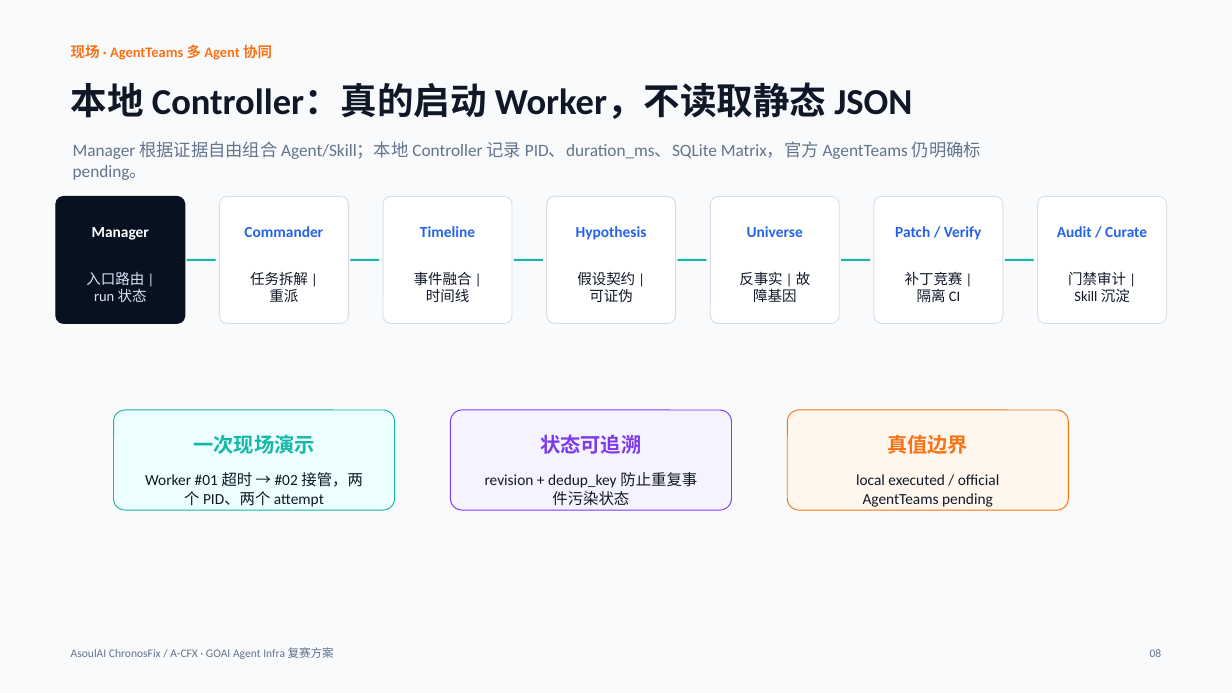
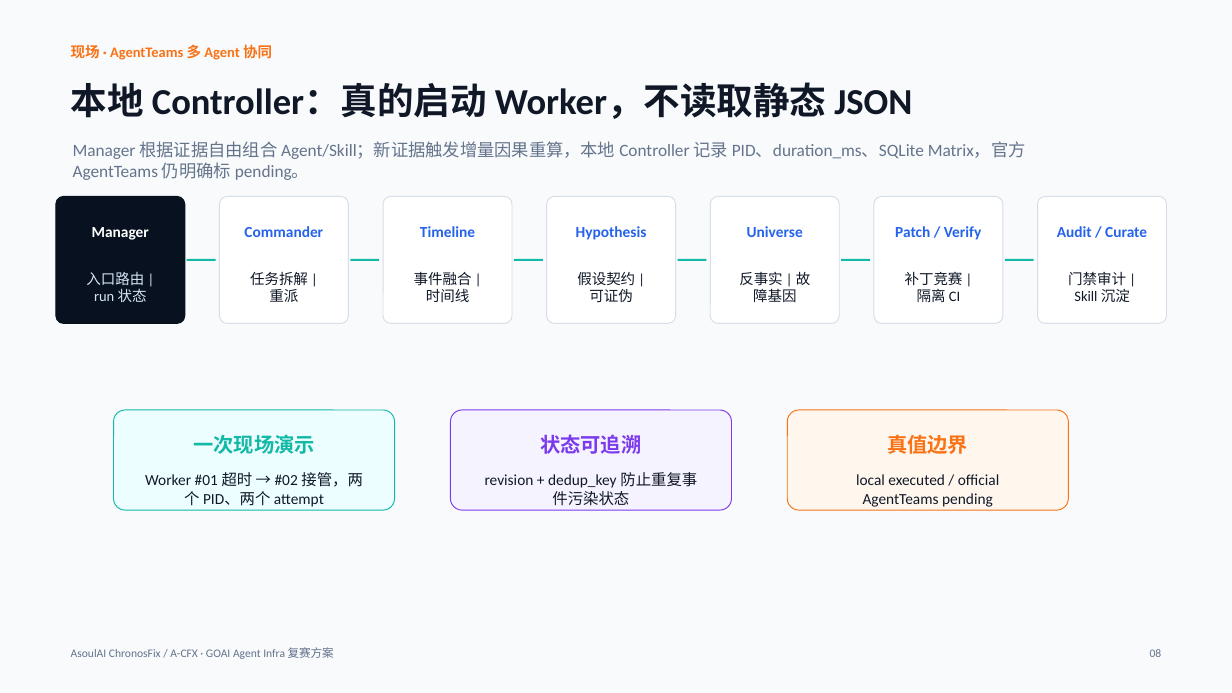
Before and after one commit to ASOUL-Official/asoulai-chronosfix, a slide deck: slide 3 of submission/ChronosFix_90秒答辩版.pptx. Drawn at 1232x693 pixels with LibreOffice and Linux fonts; fonts in the diff are those of the drawing. Boxes give left, top, right and bottom in pixels: in the first picture for what was removed or moved away, otherwise in the second. Text is boxed around its words. In the diff, an @@ line names an element or a change of style, - is before the commit and + after.

```diff
--- a/submission/ChronosFix_90秒答辩版.pptx
+++ b/submission/ChronosFix_90秒答辩版.pptx
@@ text at <box>73,141,1026,179</box>: text changed @@
-Manager 根据证据自由组合 Agent/Skill；本地 Controller 记录 PID、duration_ms、SQLite Matrix，官方 AgentTeams 仍明确标 pending。
+Manager 根据证据自由组合 Agent/Skill；新证据触发增量因果重算，本地 Controller 记录 PID、duration_ms、SQLite Matrix，官方 AgentTeams 仍明确标 pending。
```
Also in this commit, not shown: 2 other slides changed, 48 other files.
